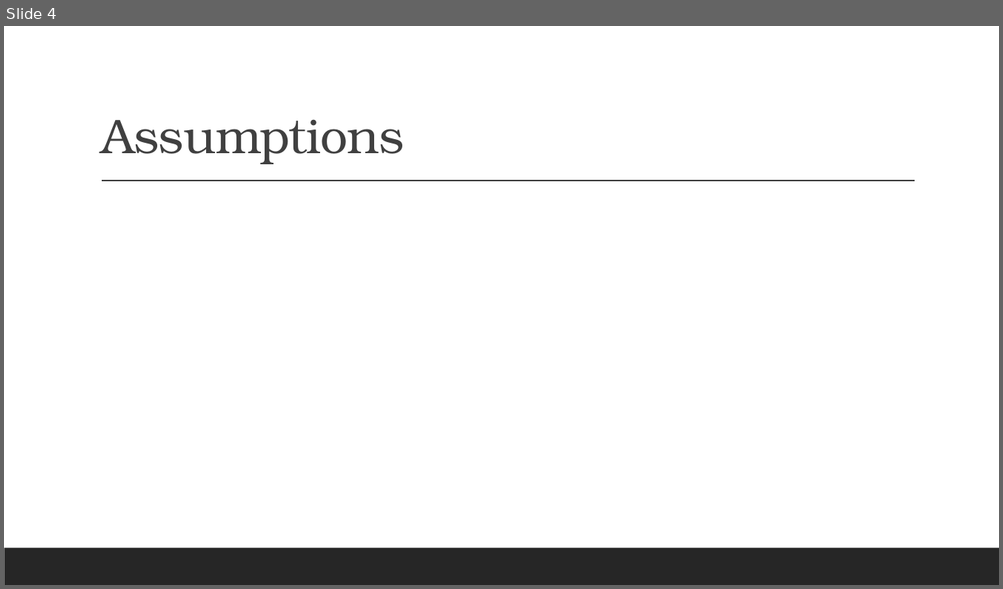
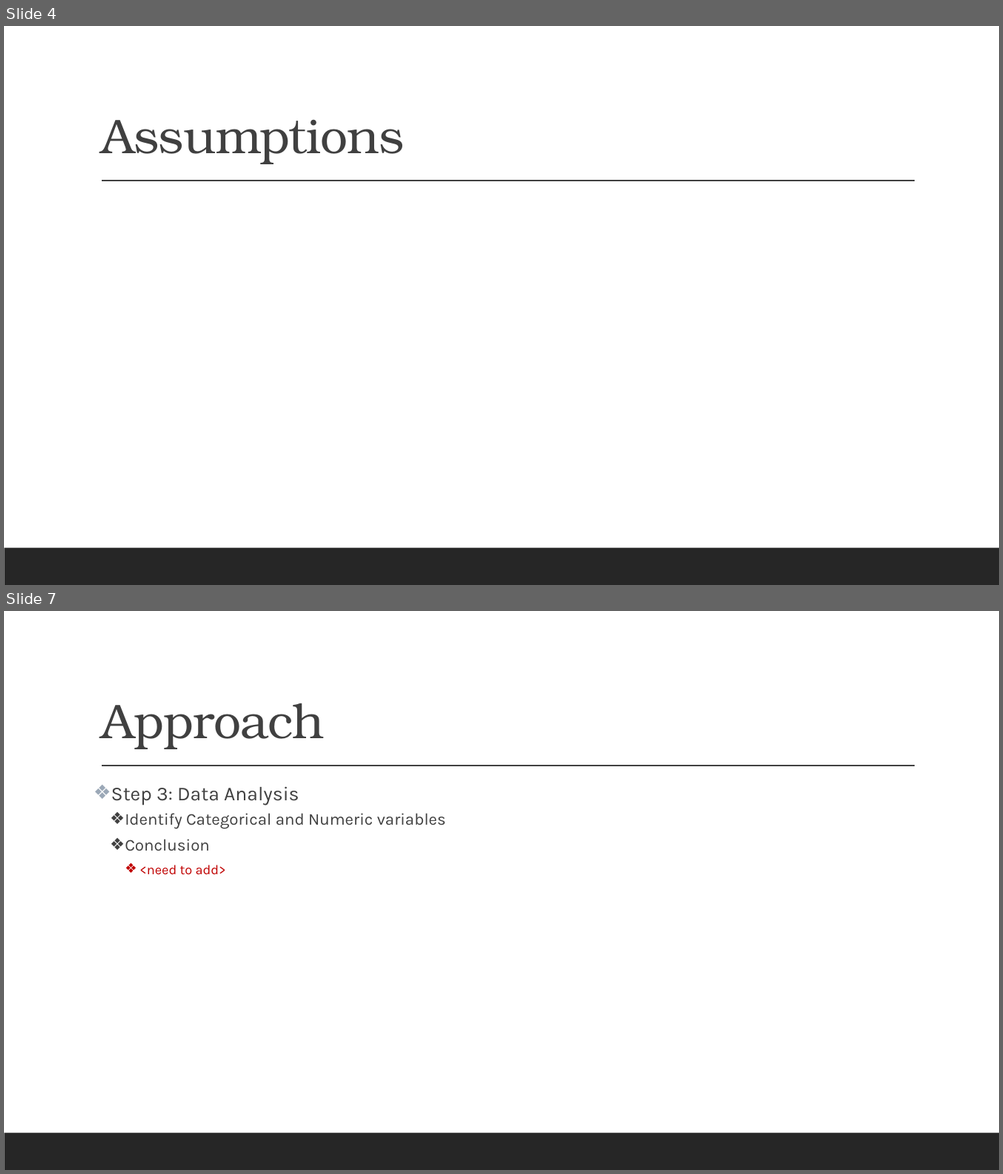
Before and after one commit to vidhyadharpandit/LendingClubCaseStudy, a slide deck: LendingClubCaseStudy-Presentation.pptx. Shown one above the other, each under a label of ours: slide 4 before the commit, slides 4 and 7 after it; the slides between them are not shown. The pictures are 1003x589 and 1003x1174 pixels, drawn with LibreOffice and Linux fonts; fonts in the diff are those of the drawing. Boxes give left, top, right and bottom in pixels: in the first picture for what was removed or moved away, otherwise in the second. Text is boxed around its words. In the diff, an @@ line names an element or a change of style, - is before the commit and + after.

```diff
--- a/LendingClubCaseStudy-Presentation.pptx
+++ b/LendingClubCaseStudy-Presentation.pptx
@@ slide 7 added at [4,611,999,1170], background #FFFFFF; not listed: 2 template elements that a slide beside it also shows @@
@@ title added at [101,703,324,749], 47 pt, text #404040 @@
+Approach
@@ text added at [111,786,446,875], 16 pt, text #404040 @@
+❖ Step 3: Data Analysis
+  ❖ Identify Categorical and Numeric variables
+  ❖ Conclusion
+    ❖ <need to add>
```
Also in this commit, not shown: 3 slides changed, 13 other slides added, 2 slides removed, 7 other files.
